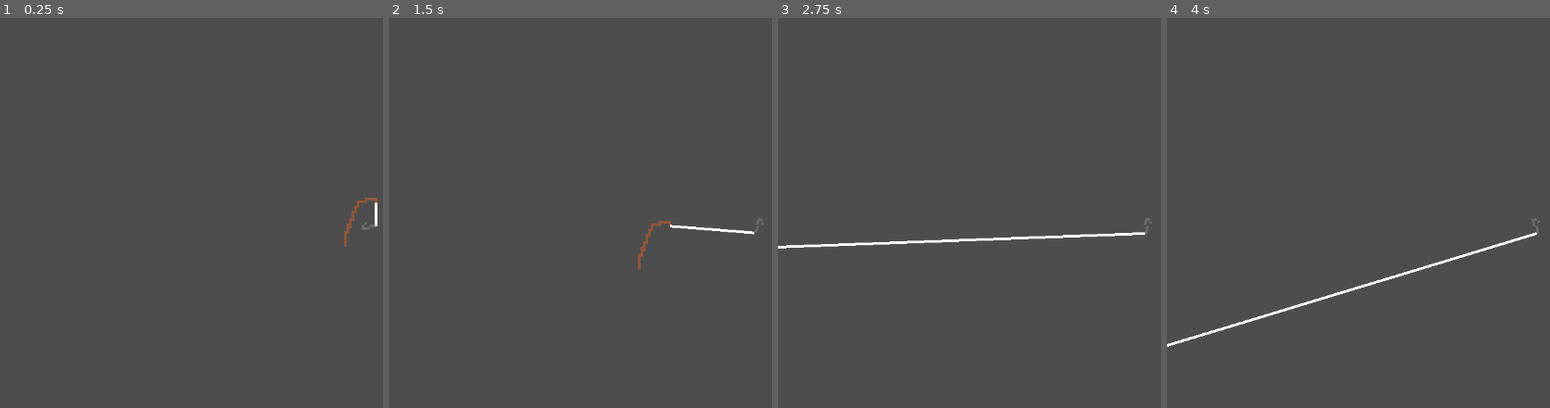
Above: before the commit, frames 1-4 (left to right).
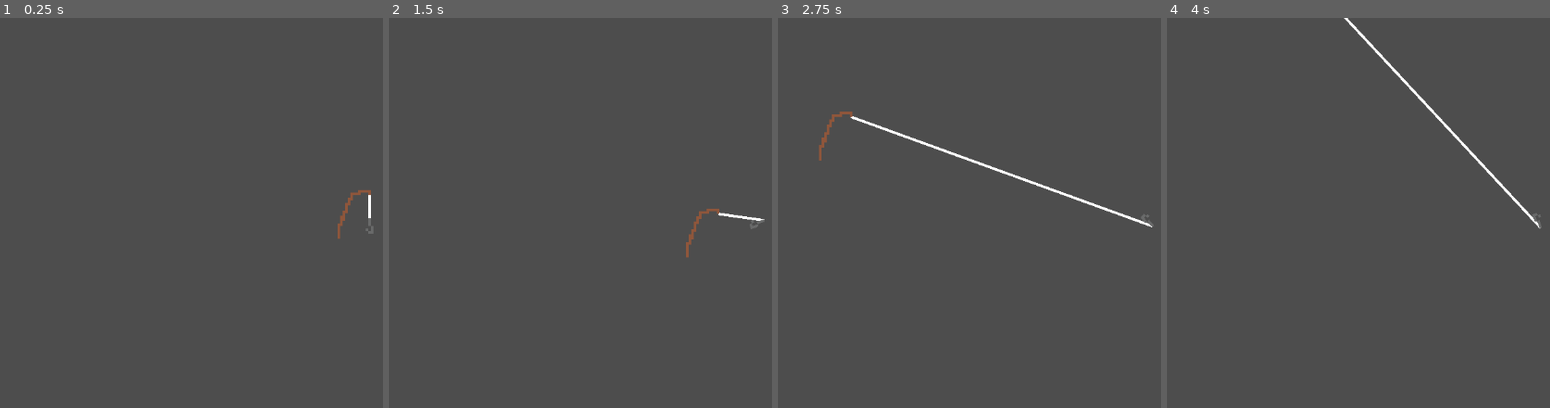
Above: after the commit, the same moments.

Repository: Lunairye/Fishing-Game
Game: Godot game, scene res://test_main.tscn
Same seed, same stepped clock (60 frames per second), same inputs: the game is played once before the commit and once after it.
Inputs:
- Up to frame 1 (0.25 s): no input
- Up to frame 2 (1.5 s): tap Enter at 0.5 s; hold F (Fish) 0.53-1.28 s; tap Space at 1.25 s; tap F (Fish) at 1.35 s
- Up to frame 3 (2.75 s): hold F (Fish) from 2.03 s (still down)
- Up to frame 4 (4 s): release F (Fish) at 2.78 s; tap F (Fish) at 2.85 s; hold F (Fish) from 3.53 s (still down)

The runs differ from the first frame. In frame 1, 0.4% of the frame differs, in the area x 88-99%, y 44-59%; in frame 2, 0.6%; in frame 3, 1.6%, in the area x 0-99%, y 23-60%; in frame 4, 1.4%.

Commit message:
Hook Rotation and Fishing Line Fixed

Diff:
--- a/Fishing Rod/fishing_hook_manager.gd
+++ b/Fishing Rod/fishing_hook_manager.gd
@@ -1,9 +1,10 @@
 extends RigidBody2D
 
-var state = ""
+var hook_state = ""
 var reeled = "reeled"
 var thrown = "thrown"
 var sinking = "sinking"
+var reeling = "reeling"
 
 var launch_angle = PI/6
 var launch_vector = Vector2.ZERO
@@ -11,30 +12,41 @@
 
 var line_length = 100
 
+@onready var reeled_marker = self.find_parent("Fishing Rod").find_child("Fishing Hook Reeled Marker")
+var centre_to_edge_vector = Vector2.ZERO
+var tangent_vector = Vector2.ZERO
+var override_velocity_max_length = false
+
+@onready var hook_sprite = $"Hook Sprite"
+@onready var hook_current_marker = $"Hook Sprite/Fishing Hook Current Mark"
+
 func _ready() -> void:
-	state = reeled
-	self.rotate(PI/2)
-
-
-func _physics_process(delta: float) -> void:
-	if state == reeled:
-		self.gravity_scale = 0
-	elif state == thrown:
-		self.gravity_scale = 1
-		travel_vector = self.linear_velocity.normalized()
-		look_at(travel_vector)
-
-	elif state == sinking:
-		print("sinking")
+	hook_state = reeled
 
 
 
 
+func _physics_process(delta: float) -> void:
+	if hook_state == reeled:
+		gravity_scale = 0
+	else:
+		gravity_scale = 1
+
+	if hook_state == sinking:
+		print("sinking")
+
+	if hook_state == thrown or hook_state == sinking:
+		hook_sprite.rotation = to_local(hook_current_marker.global_position + linear_velocity).angle() + PI/2
+	else:
+		hook_sprite.rotation = 0
 
 func _launch(power: int) -> void:
 	launch_vector.x = cos(launch_angle)
 	launch_vector.y = -sin(launch_angle)
-	launch_vector.normalized()
+	launch_vector = launch_vector.normalized()
 
-	self.apply_impulse(launch_vector * power)
-	state = thrown
+	apply_impulse(launch_vector * power)
+	hook_state = thrown
+
+func _integrate_forces(state: PhysicsDirectBodyState2D) -> void:
+	pass
--- a/Fishing Rod/fishing_rod.tscn
+++ b/Fishing Rod/fishing_rod.tscn
@@ -11,40 +11,43 @@
 [sub_resource type="CircleShape2D" id="CircleShape2D_3y1ma"]
 radius = 8.0
 
-[node name="Fishing Rod" type="Node2D"]
+[node name="Fishing Rod" type="Node2D" unique_id=1523151469]
 script = ExtResource("1_1tjrd")
 
-[node name="Fishing Rod Sprite" type="Sprite2D" parent="."]
+[node name="Fishing Rod Sprite" type="Sprite2D" parent="." unique_id=925860226]
 texture = ExtResource("1_x0c03")
 
-[node name="Fishing Hook" type="RigidBody2D" parent="."]
-position = Vector2(7, 1)
+[node name="Fishing Hook" type="RigidBody2D" parent="." unique_id=1026160145]
+position = Vector2(6.5, 1)
 mass = 0.1
+lock_rotation = true
 script = ExtResource("3_pyqmv")
 
-[node name="CollisionShape2D" type="CollisionShape2D" parent="Fishing Hook"]
+[node name="CollisionShape2D" type="CollisionShape2D" parent="Fishing Hook" unique_id=128979161]
 position = Vector2(0, 3)
 shape = SubResource("CircleShape2D_52v63")
 
-[node name="Area2D" type="Area2D" parent="Fishing Hook"]
+[node name="Area2D" type="Area2D" parent="Fishing Hook" unique_id=1006105428]
 position = Vector2(0, 3)
 
-[node name="CollisionShape2D" type="CollisionShape2D" parent="Fishing Hook/Area2D"]
+[node name="CollisionShape2D" type="CollisionShape2D" parent="Fishing Hook/Area2D" unique_id=1279664797]
 shape = SubResource("CircleShape2D_3y1ma")
 
-[node name="Camera2D" type="Camera2D" parent="Fishing Hook"]
+[node name="Camera2D" type="Camera2D" parent="Fishing Hook" unique_id=1803639443]
 position = Vector2(0, 3)
 zoom = Vector2(4, 4)
 
-[node name="Fishing Hook Current Mark" type="Marker2D" parent="Fishing Hook"]
-position = Vector2(-0.5, 0)
-
-[node name="Sprite2D" type="Sprite2D" parent="Fishing Hook"]
+[node name="Hook Sprite" type="Sprite2D" parent="Fishing Hook" unique_id=1133211181]
 position = Vector2(0.5, 2)
 texture = ExtResource("1_3y1ma")
 
-[node name="Fishing Line" type="Line2D" parent="."]
+[node name="Fishing Hook Current Mark" type="Marker2D" parent="Fishing Hook/Hook Sprite" unique_id=1168563039]
+position = Vector2(-0.5, -2)
+
+[node name="Fishing Line" type="Line2D" parent="." unique_id=967680618]
+z_index = -1
+points = PackedVector2Array(0, 0, 0, 0)
 width = 1.0
 
-[node name="Fishing Hook Reeled Marker" type="Marker2D" parent="."]
+[node name="Fishing Hook Reeled Marker" type="Marker2D" parent="." unique_id=1177002397]
 position = Vector2(6.5, -8)
--- a/Fishing Rod/fishing_rod_manager.gd
+++ b/Fishing Rod/fishing_rod_manager.gd
@@ -9,21 +9,24 @@
 @onready var fishing_hook = $"Fishing Hook"
 @onready var fishing_line = $"Fishing Line"
 @onready var fishing_hook_reeled_marker = $"Fishing Hook Reeled Marker"
-@onready var fishing_hook_current_marker = $"Fishing Hook/Fishing Hook Current Mark"
+@onready var fishing_hook_current_marker = $"Fishing Hook/Hook Sprite/Fishing Hook Current Mark"
 
 func _ready() -> void:
-	fishing_line.add_point(fishing_hook_reeled_marker.position, 0)
-	fishing_line.add_point(fishing_hook.position + fishing_hook_current_marker.position, 1)
+	pass
 
 func _input(event: InputEvent) -> void:
-	while event.is_action_pressed("Fish"):
-		await get_tree().create_timer(power_scale_speed).timeout
-		power += power_scale_amount
+	if fishing_hook.hook_state == "reeled":
+		while event.is_action_pressed("Fish"):
+			await get_tree().create_timer(power_scale_speed).timeout
+			power += power_scale_amount
 
-	if event.is_action_released("Fish"):
-		fishing_hook._launch(power)
-		power = starting_power
+		if event.is_action_released("Fish"):
+			fishing_hook._launch(power)
+			power = starting_power
+
+	if fishing_hook.hook_state == "thrown" or fishing_hook.hook_state == "sinking":
+		pass
 
 func _physics_process(delta: float) -> void:
-	fishing_line.set_point_position(0, fishing_hook_reeled_marker.position)
-	fishing_line.set_point_position(1, fishing_hook.position + fishing_hook_current_marker.position)
+	fishing_line.set_point_position(0, to_local(fishing_hook_reeled_marker.global_position))
+	fishing_line.set_point_position(1, to_local(fishing_hook_current_marker.global_position))
--- a/test_main.tscn
+++ b/test_main.tscn
@@ -1,8 +1,7 @@
-[gd_scene load_steps=2 format=3 uid="uid://bai4tjcy5qvpb"]
+[gd_scene format=3 uid="uid://bai4tjcy5qvpb"]
 
 [ext_resource type="PackedScene" uid="uid://bqjvikyltyl1d" path="res://Fishing Rod/fishing_rod.tscn" id="1_b6ro0"]
 
-[node name="Test_Main" type="Node2D"]
+[node name="Test_Main" type="Node2D" unique_id=1429241301]
 
-[node name="Fishing Rod" parent="." instance=ExtResource("1_b6ro0")]
-position = Vector2(204, 126)
+[node name="Fishing Rod" parent="." unique_id=1899286402 instance=ExtResource("1_b6ro0")]
Not shown: 1 places in Fishing Rod/fishing_rod.tscn that only renumber resources
